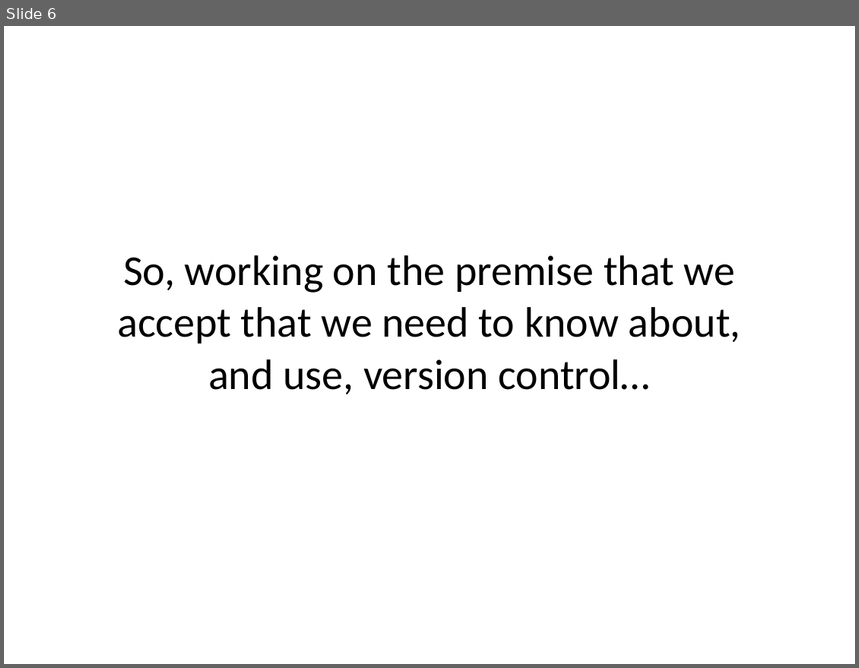
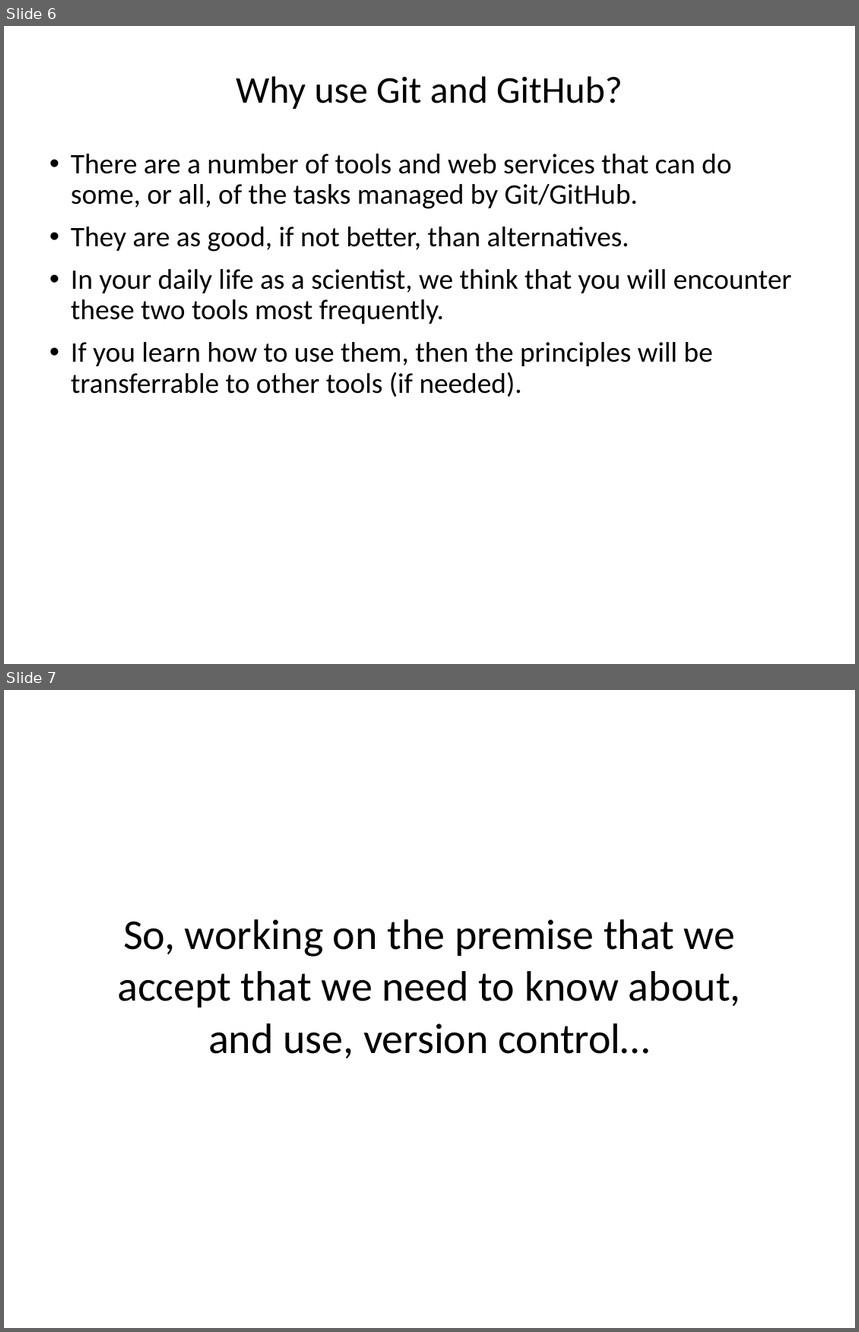
Before and after one commit to ncasuk/ncas-isc, a slide deck: version_control/presentations/01_git_intro.pptx. Shown one above the other, each under a label of ours: slide 6 before the commit, slides 6 and 7 after it. The pictures are 859x668 and 859x1332 pixels, drawn with LibreOffice and Linux fonts; fonts in the diff are those of the drawing; background and template pictures are left out. Boxes give left, top, right and bottom in pixels: in the first picture for what was removed or moved away, otherwise in the second. Text is boxed around its words. In the diff, an @@ line names an element or a change of style, - is before the commit and + after.

```diff
--- a/version_control/presentations/01_git_intro.pptx
+++ b/version_control/presentations/01_git_intro.pptx
@@ slide 6 added at (4,26,855,664), background picture (left out) @@
@@ title added at (236,76,623,109), 32 pt, text #000000 @@
+Why use Git and GitHub?
@@ text added at (71,154,792,397), 24 pt, text #000000 @@
+• There are a number of tools and web services that can do some, or all, of the tasks managed by Git/GitHub.
+• They are as good, if not better, than alternatives.
+• In your daily life as a scientist, we think that you will encounter these two tools most frequently.
+• If you learn how to use them, then the principles will be transferrable to other tools (if needed).
@@ what was slide 6 is now slide 7 @@
```
Also in this commit, not shown: 19 slides changed, 4 other files.
